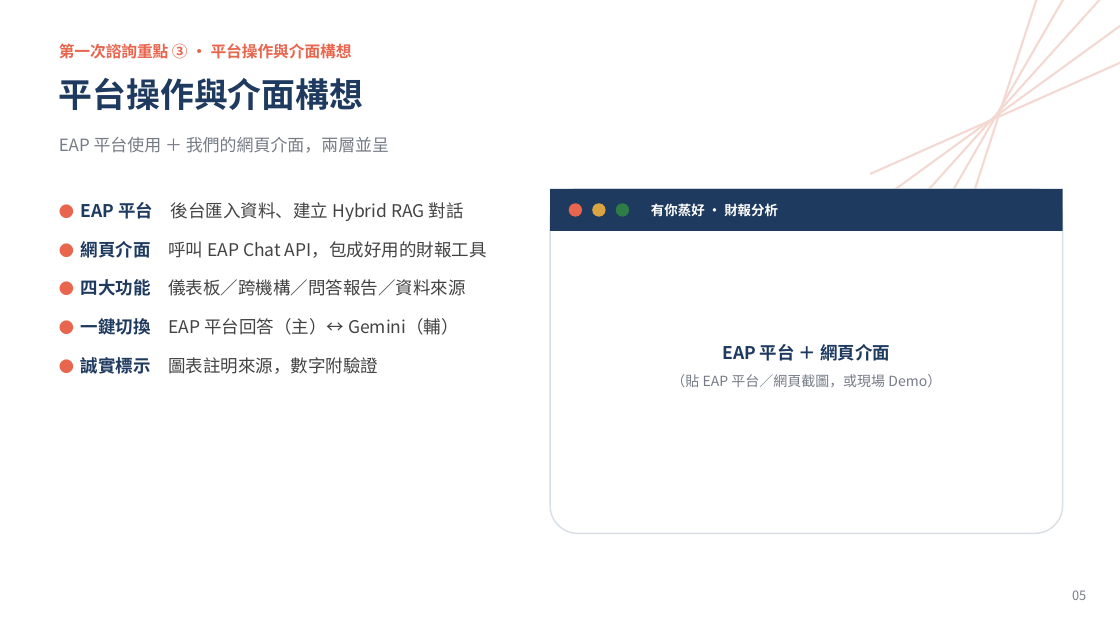
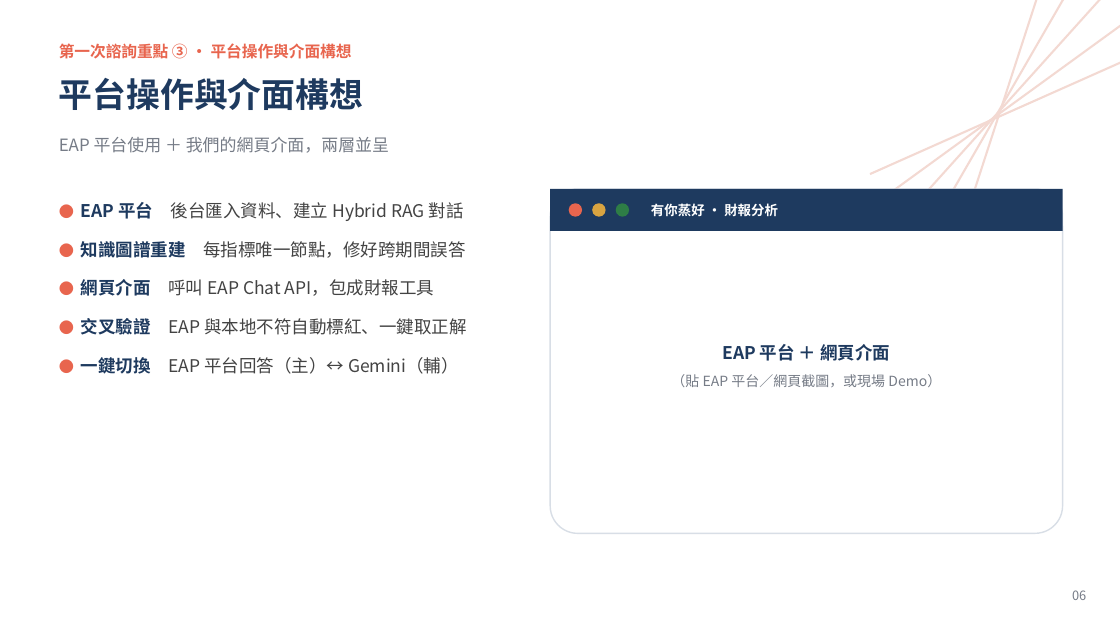
Before and after one commit to WangChiaChen/hybrid-rag-project, a slide deck: slide 6 of 顧問簡報_升級版.pptx (slide 5 before the commit). Drawn at 1120x630 pixels with LibreOffice and Linux fonts; fonts in the diff are those of the drawing. Boxes give left, top, right and bottom in pixels: in the first picture for what was removed or moved away, otherwise in the second. Text is boxed around its words. In the diff, an @@ line names an element or a change of style, - is before the commit and + after.

```diff
--- a/顧問簡報_升級版.pptx
+++ b/顧問簡報_升級版.pptx
@@ text at box(81, 238, 466, 335): text changed @@
-● 網頁介面 呼叫 EAP Chat API，包成好用的財報工具
-● 四大功能 儀表板／跨機構／問答報告／資料來源
+● 知識圖譜重建 每指標唯一節點，修好跨期間誤答
+● 網頁介面 呼叫 EAP Chat API，包成財報工具
+● 交叉驗證 EAP 與本地不符自動標紅、一鍵取正解
@@ text at box(81, 357, 378, 374): paragraph removed @@
-● 誠實標示 圖表註明來源，數字附驗證
@@ text at box(1072, 590, 1086, 600): text changed @@
-05
+06
```
Also in this commit, not shown: 6 other slides changed, 1 slide added, 5 other files.
